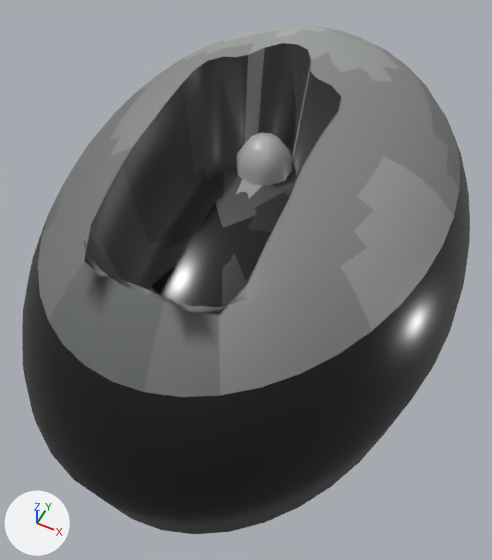
Before and after pictures for a commit that changed the glTF model public/models/enemies/newsh5-202-f2.glb.
Rendered twice from a camera (50 mm lens) standing at (0.428, -0.8, 0.984) and looking at (0.025, 0.007, -0.023). The lights are fixed; the arrows at lower left show +X, +Y and +Z. The first picture is the older version. Vertices at exactly the same position are counted once.

The first picture shows 'newsh5-202-f2'.
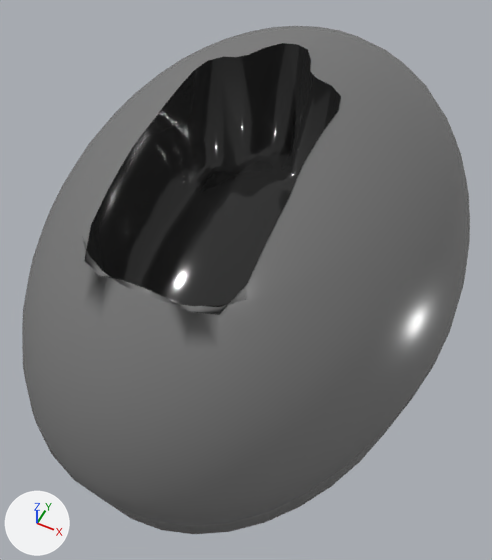
Diff of the bpy script that builds the scene:
```diff
--- a/public/models/enemies/newsh5-202-f2.glb.py
+++ b/public/models/enemies/newsh5-202-f2.glb.py
@@ me_newsh5_202_f2 @@
 # used by ob_newsh5_202_f2; location = (0.0, 0.0, 0.0)
-me_newsh5_202_f2.from_pydata(...)  # 833 vertices, 1570 faces; spans x -0.338..0.421, y -0.504..0.587, z -0.417..0.413
+me_newsh5_202_f2.from_pydata(...)  # 802 vertices, 1520 faces; spans x -0.338..0.421, y -0.504..0.587, z -0.417..0.413
+# me_newsh5_202_f2 part 1: the loose piece of 31 vertices spanning x -0.006..0.089, y -0.008..0.092, z 0.228..0.304 is deleted
+# me_newsh5_202_f2 part 2: 62 faces spanning x -0.022..0.167, y -0.242..-0.066, z 0.178..0.384 switch from mat_pal_1_newsh5_202_f2 (black #0c0c0c) to mat_pal_3_newsh5_202_f2 (black #282828)
+# me_newsh5_202_f2 part 3: 400 faces spanning x -0.338..0.421, y -0.504..0.587, z 0.0..0.215 switch from mat_pal_1_newsh5_202_f2 (black #0c0c0c) to mat_pal_9_newsh5_202_f2 (grey #797979)
+# me_newsh5_202_f2 part 4: 280 faces spanning x -0.338..0.421, y -0.504..0.587, z -0.417..0.0 switch from mat_pal_2_newsh5_202_f2 (black #181818) to mat_pal_9_newsh5_202_f2 (grey #797979)
+# me_newsh5_202_f2 part 5: 72 faces spanning x -0.083..0.166, y -0.329..0.012, z 0.145..0.395 switch from mat_pal_4_newsh5_202_f2 (dark grey #343434) to mat_pal_3_newsh5_202_f2 (black #282828)
+# me_newsh5_202_f2 part 6: 58 faces spanning x -0.083..0.164, y -0.283..0.161, z 0.145..0.413 switch from mat_pal_5_newsh5_202_f2 (dark grey #454545) to mat_pal_3_newsh5_202_f2 (black #282828)
+# me_newsh5_202_f2 part 7: 26 faces spanning x -0.015..0.098, y -0.109..0.03, z 0.225..0.241 switch from mat_pal_6_newsh5_202_f2 (dark grey #515151) to mat_pal_3_newsh5_202_f2 (black #282828)
+# me_newsh5_202_f2 part 8: 16 faces spanning x -0.082..0.165, y -0.331..-0.233, z 0.145..0.316 switch from mat_pal_7_newsh5_202_f2 (dark grey #5d5d5d) to mat_pal_3_newsh5_202_f2 (black #282828)
+# me_newsh5_202_f2 part 9: 58 faces spanning x -0.241..0.089, y -0.426..-0.181, z 0.215..0.306 switch from mat_pal_8_newsh5_202_f2 (dark grey #696d69) to mat_pal_9_newsh5_202_f2 (grey #797979)
+# me_newsh5_202_f2 part 10: 4 faces spanning x -0.012..0.095, y 0.057..0.122, z 0.239..0.413 switch from mat_pal_10_newsh5_202_f2 (grey #8e8e8e) to mat_pal_3_newsh5_202_f2 (black #282828)
+# me_newsh5_202_f2 part 11: 222 faces spanning x -0.281..0.365, y -0.381..0.442, z 0.215..0.411 switch from mat_pal_10_newsh5_202_f2 (grey #8e8e8e) to mat_pal_9_newsh5_202_f2 (grey #797979)
+# me_newsh5_202_f2 part 12: 20 faces spanning x -0.003..0.087, y -0.04..0.117, z 0.237..0.242 switch from mat_pal_11_newsh5_202_f2 (grey #a2a6a2) to mat_pal_3_newsh5_202_f2 (black #282828)
+# me_newsh5_202_f2 part 13: 92 faces spanning x -0.184..0.366, y -0.19..0.415, z 0.215..0.411 switch from mat_pal_11_newsh5_202_f2 (grey #a2a6a2) to mat_pal_9_newsh5_202_f2 (grey #797979)
+# me_newsh5_202_f2 part 14: 20 faces spanning x -0.136..0.042, y 0.163..0.363, z 0.333..0.4 switch from mat_pal_12_newsh5_202_f2 (grey #bababa) to mat_pal_9_newsh5_202_f2 (grey #797979)
```

Where the change shows, as pixel boxes (x1, y1, x2, y2) in the pictures (492 x 560 px):
part 1 of me_newsh5_202_f2, deleted: before (235, 132, 292, 186)
part 2 of me_newsh5_202_f2, recoloured: (151, 165, 303, 306) in both
part 3 of me_newsh5_202_f2, recoloured (black to grey): (22, 99, 470, 519) in both
part 4 of me_newsh5_202_f2, recoloured: (105, 404, 408, 534) in both
part 5 of me_newsh5_202_f2, recoloured (dark grey to black): (122, 83, 278, 306) in both
part 6 of me_newsh5_202_f2, recoloured (dark grey to black): (91, 43, 341, 289) in both
part 7 of me_newsh5_202_f2, recoloured (dark grey to black): (215, 172, 284, 228) in both
part 8 of me_newsh5_202_f2, recoloured: (86, 226, 247, 315) in both
part 9 of me_newsh5_202_f2, recoloured (dark grey to grey): (41, 221, 165, 392) in both
part 10 of me_newsh5_202_f2, recoloured (grey to black): (245, 48, 311, 163) in both
part 11 of me_newsh5_202_f2, recoloured: (110, 43, 460, 395) in both
part 12 of me_newsh5_202_f2, recoloured: (236, 148, 292, 198) in both
part 13 of me_newsh5_202_f2, recoloured (darker): (183, 26, 454, 331) in both
part 14 of me_newsh5_202_f2, recoloured (darker): (225, 26, 330, 42) in both
